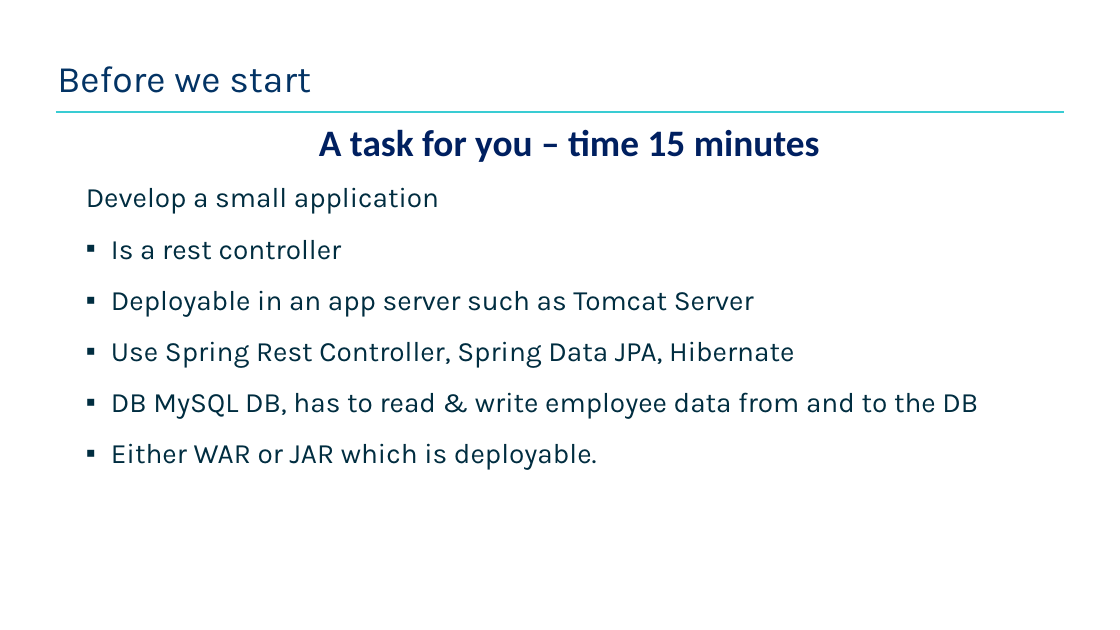
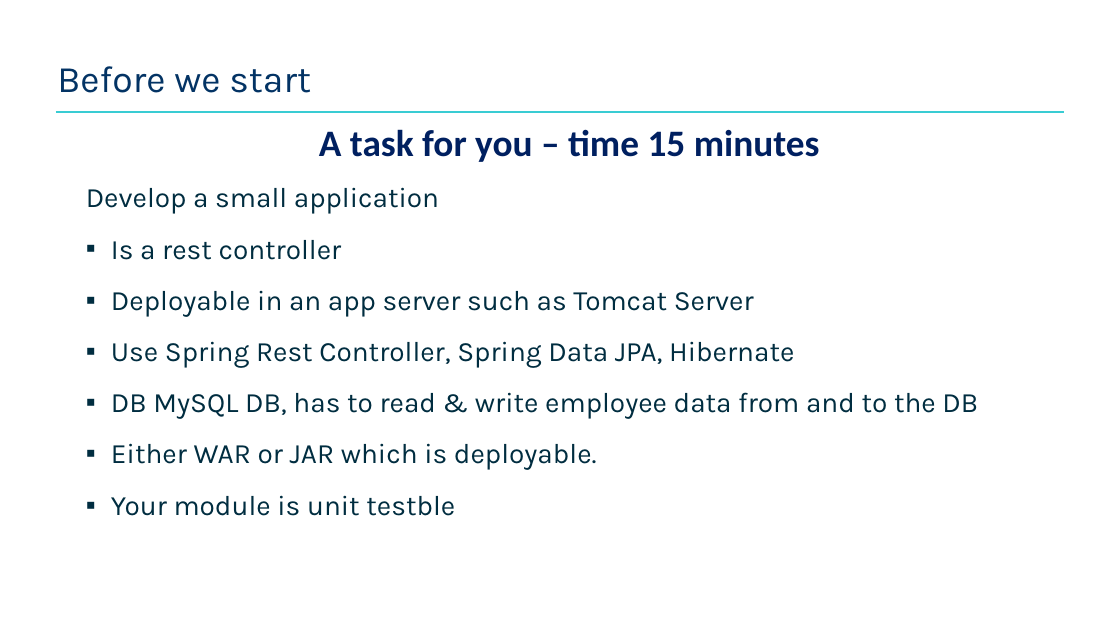
Before and after one commit to santoshkar/SpringBoot, a slide deck: slide 3 of Presentations/Part-1-Spring Boot.pptx. Drawn at 1120x630 pixels with LibreOffice and Linux fonts; fonts in the diff are those of the drawing; background and template pictures are left out. Boxes give left, top, right and bottom in pixels: in the first picture for what was removed or moved away, otherwise in the second. Text is boxed around its words. In the diff, an @@ line names an element or a change of style, - is before the commit and + after.

Commit message:
small change

```diff
--- a/Presentations/Part-1-Spring Boot.pptx
+++ b/Presentations/Part-1-Spring Boot.pptx
@@ text at (x1=111, y1=495, x2=455, y2=516): paragraph added @@
+▪ Your module is unit testble
```
